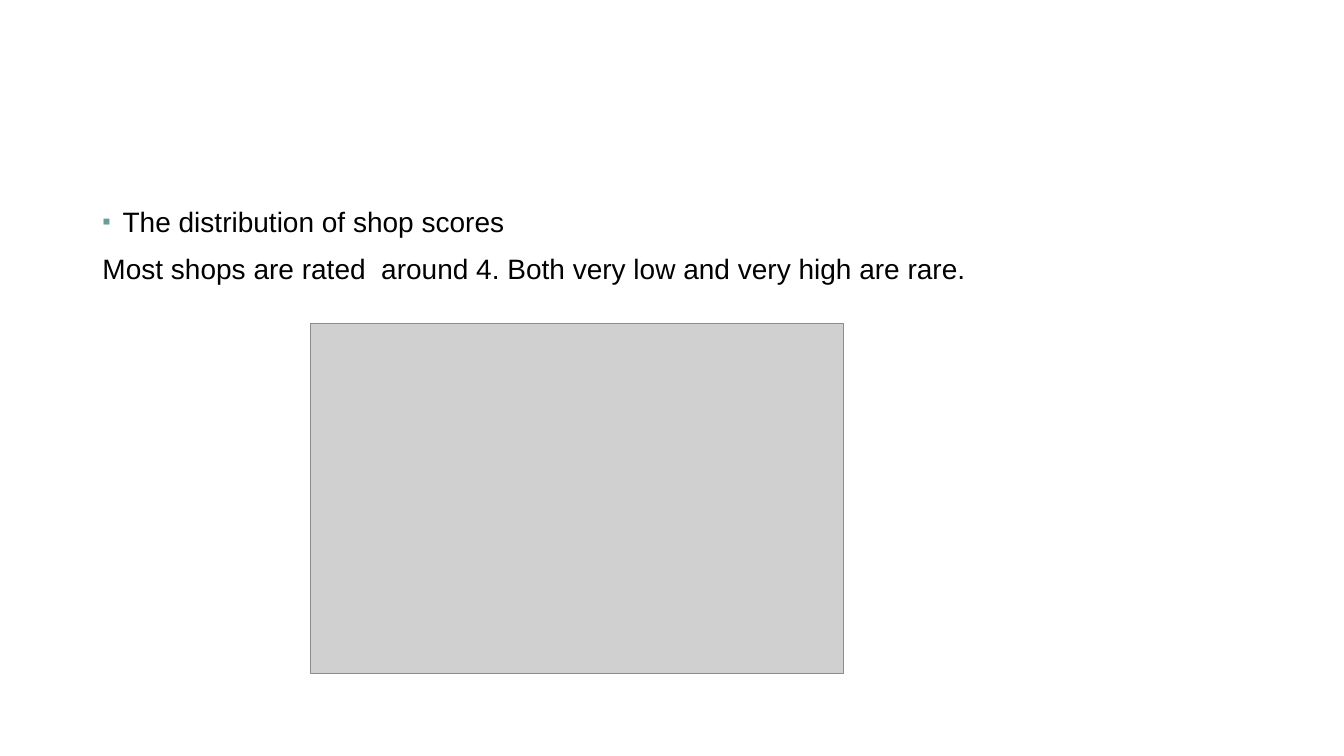
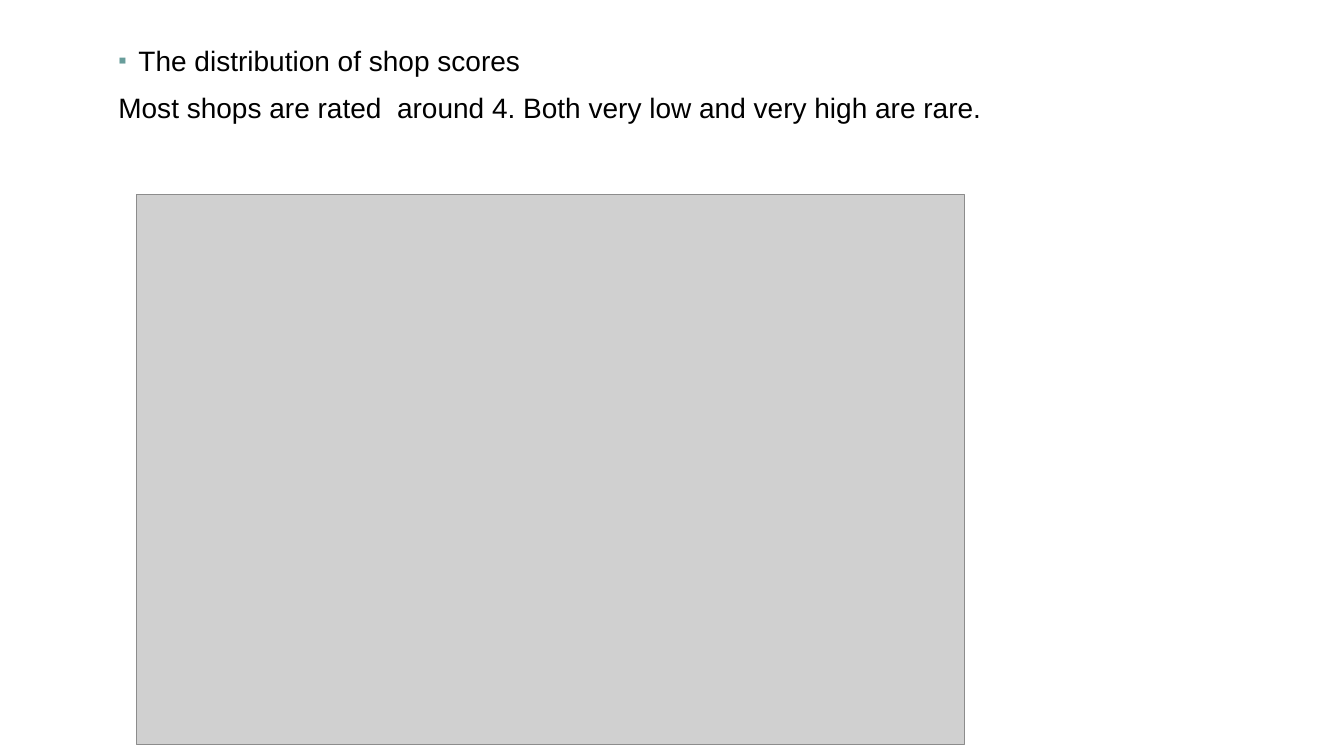
Before and after one commit to oxu2/YelpDataAnalysis, a slide deck: slide 7 of presentationYelpAnalysis.pptx. Drawn at 1344x756 pixels with LibreOffice and Linux fonts; fonts in the diff are those of the drawing; grey boxes stand for pictures; background and template pictures are left out. Boxes give left, top, right and bottom in pixels: in the first picture for what was removed or moved away, otherwise in the second. Text is boxed around its words. In the diff, an @@ line names an element or a change of style, - is before the commit and + after.

```diff
--- a/presentationYelpAnalysis.pptx
+++ b/presentationYelpAnalysis.pptx
@@ text "The distribution of shop scores": place and size @@
-text "The distribution of shop scores" at <box>102,211,966,284</box>
+text "The distribution of shop scores" at <box>118,50,981,123</box>
@@ picture added at <box>136,195,965,744</box> @@
@@ picture removed at <box>311,324,844,674</box> @@
```
Also in this commit, not shown: 7 other slides changed, 1 slide added, 1 slide removed, 5 other files.
